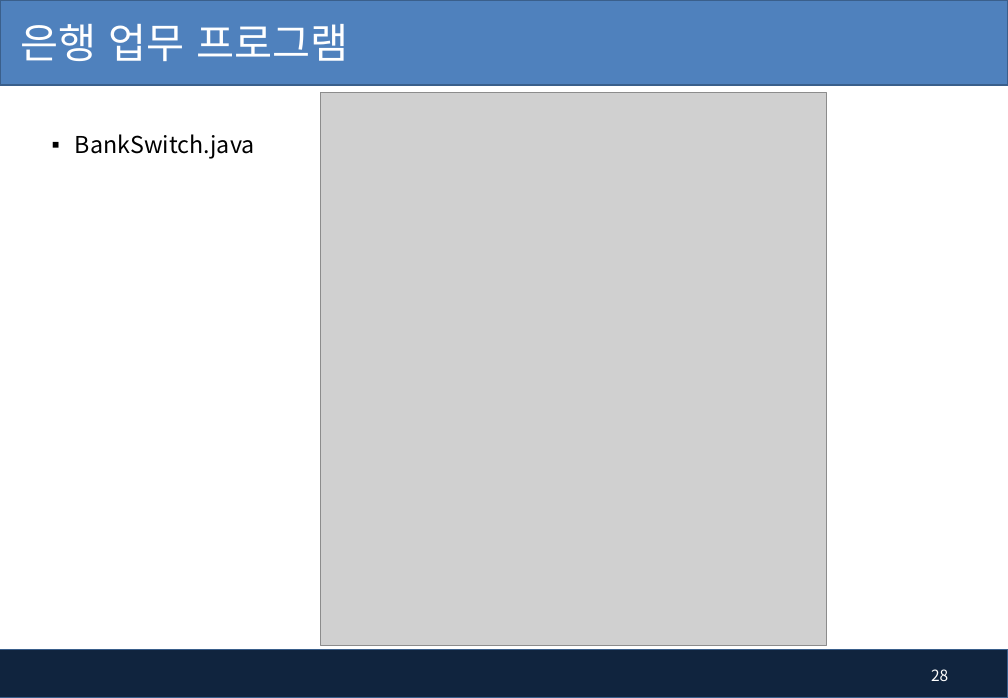
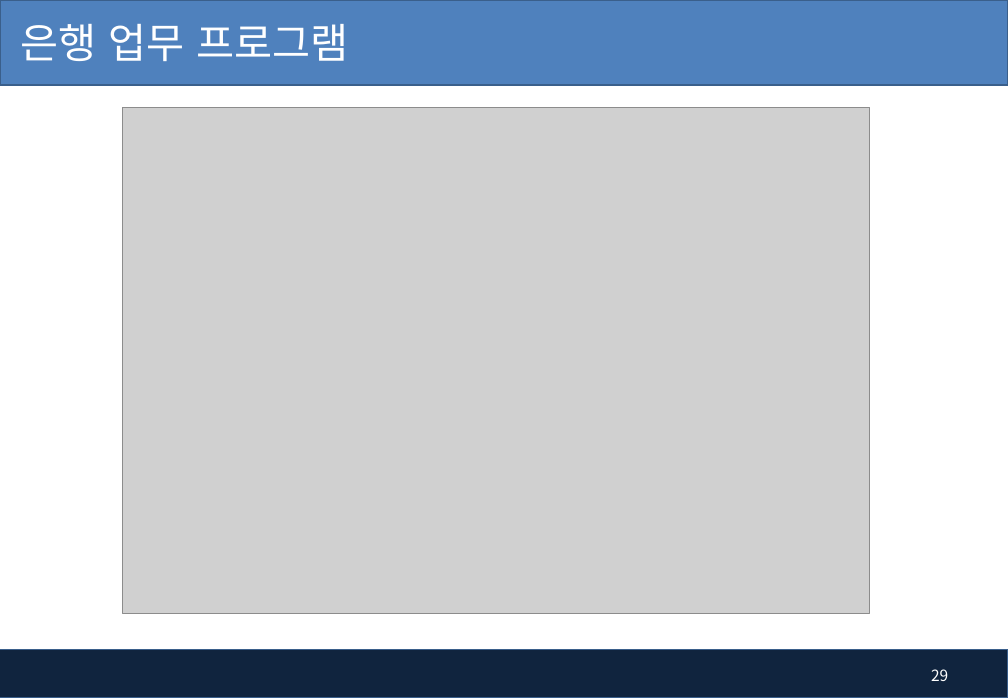
Before and after one commit to pshho/ngreen_project, a slide deck: slide 29 of javaWorks/자료/java_ppt/3장-제어문(조건, 반복).pptx (slide 28 before the commit). Drawn at 1008x698 pixels with LibreOffice and Linux fonts; fonts in the diff are those of the drawing; grey boxes stand for pictures; background and template pictures are left out. Boxes give left, top, right and bottom in pixels: in the first picture for what was removed or moved away, otherwise in the second. Text is boxed around its words. In the diff, an @@ line names an element or a change of style, - is before the commit and + after.

```diff
--- a/javaWorks/자료/java_ppt/3장-제어문(조건, 반복).pptx
+++ b/javaWorks/자료/java_ppt/3장-제어문(조건, 반복).pptx
@@ picture: place and size @@
-picture at (321,92,827,645)
+picture at (123,107,870,613)
@@ text removed at (75,134,255,159) @@
-▪ BankSwitch.java
@@ page number at (931,669,948,681): text changed @@
-28
+29
```
Also in this commit, not shown: 2 other slides changed, 1 slide added, 27 other files.
